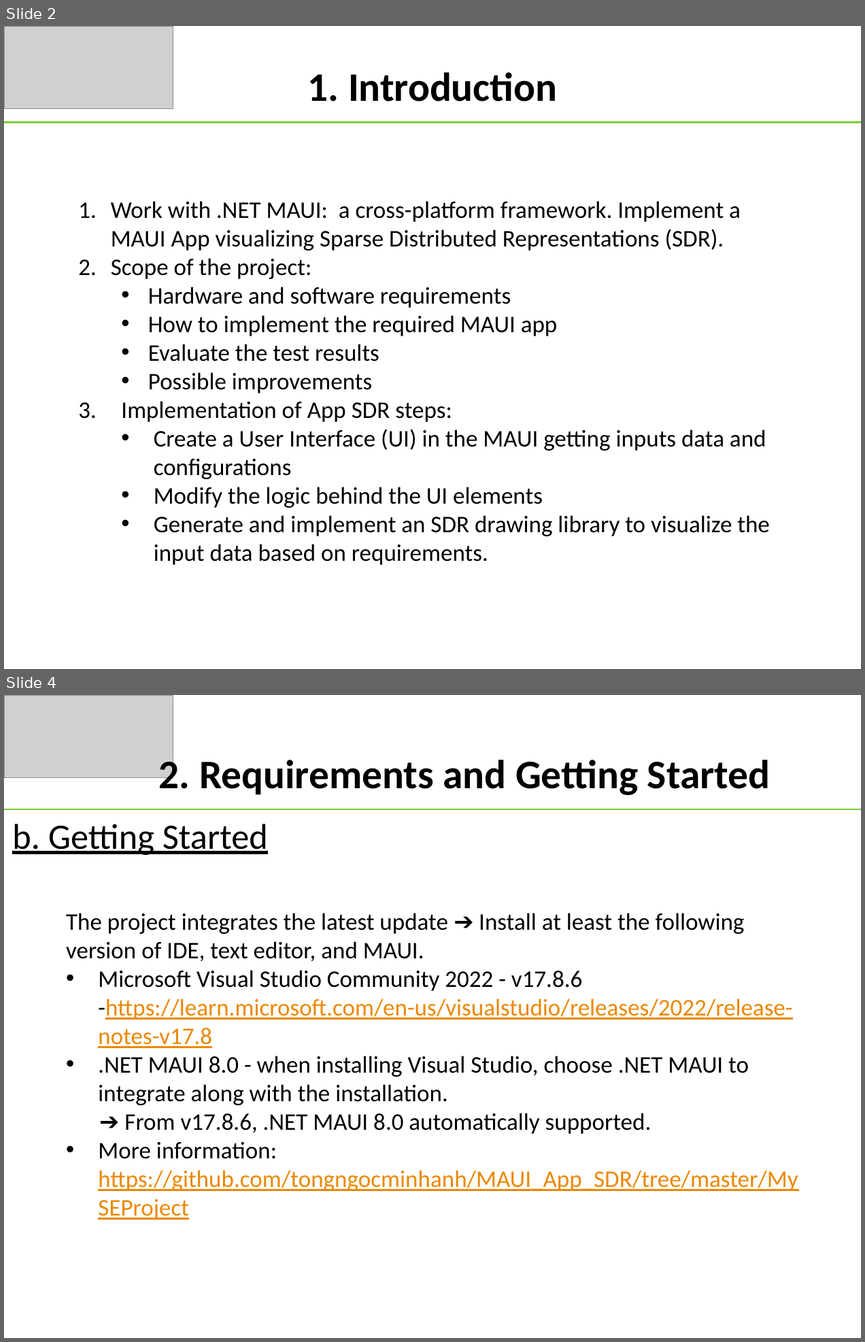
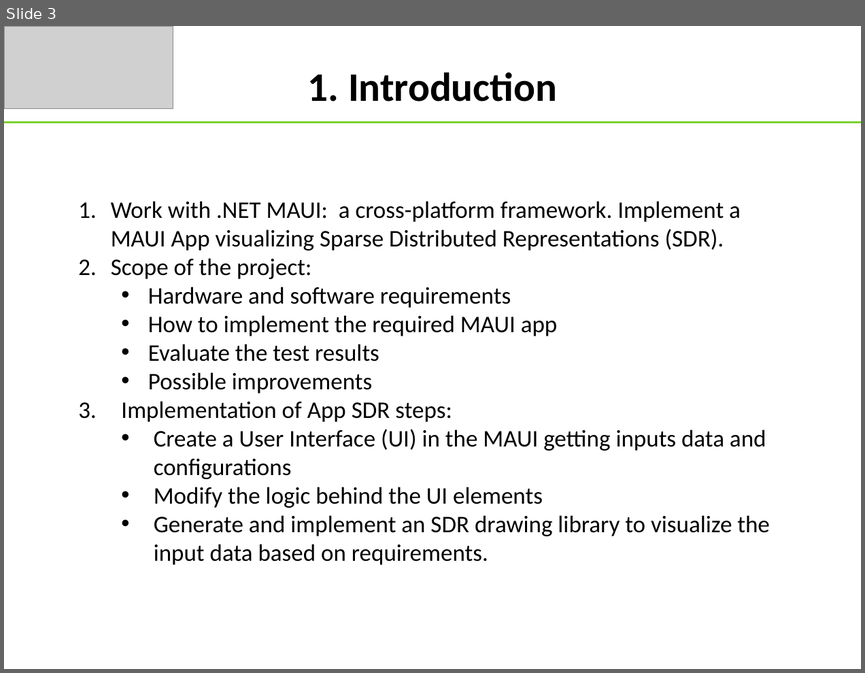
Before and after one commit to tongngocminhanh/MAUI_App_SDR, a slide deck: MySEProject/Documentation/ML22-23-8 Implement the SDR representation in the MAUI application.pptx. Shown one above the other, each under a label of ours: slides 2 and 4 before the commit, slide 3 after it; the slides between them are not shown. The pictures are 865x1342 and 865x673 pixels, drawn with LibreOffice and Linux fonts; fonts in the diff are those of the drawing; grey boxes stand for pictures. Boxes give left, top, right and bottom in pixels: in the first picture for what was removed or moved away, otherwise in the second. Text is boxed around its words. In the diff, an @@ line names an element or a change of style, - is before the commit and + after.

```diff
--- a/MySEProject/Documentation/ML22-23-8 Implement the SDR representation in the MAUI application.pptx
+++ b/MySEProject/Documentation/ML22-23-8 Implement the SDR representation in the MAUI application.pptx
@@ slide 4 removed at <box>4,695,861,1338</box>, background #FFFFFF @@
@@ picture removed at <box>4,695,173,778</box> @@
@@ text removed at <box>159,755,770,795</box> @@
-2. Requirements and Getting Started
@@ line removed from (4, 809) to (861, 809) @@
@@ text removed at <box>12,824,268,855</box> @@
-b. Getting Started
@@ text removed at <box>66,913,798,1191</box> @@
-The project integrates the latest update ➔ Install at least the following version of IDE, text editor, and MAUI.
-• Microsoft Visual Studio Community 2022 - v17.8.6 -https://learn.microsoft.com/en-us/visualstudio/releases/2022/release-notes-v17.8
-• .NET MAUI 8.0 - when installing Visual Studio, choose .NET MAUI to integrate along with the installation.
-➔ From v17.8.6, .NET MAUI 8.0 automatically supported.
-• More information: https://github.com/tongngocminhanh/MAUI_App_SDR/tree/master/MySEProject
@@ what was slide 2 is now slide 3 @@
```
Also in this commit, not shown: 4 slides changed, 1 slide added, 1 other slide removed, 6 other files.
